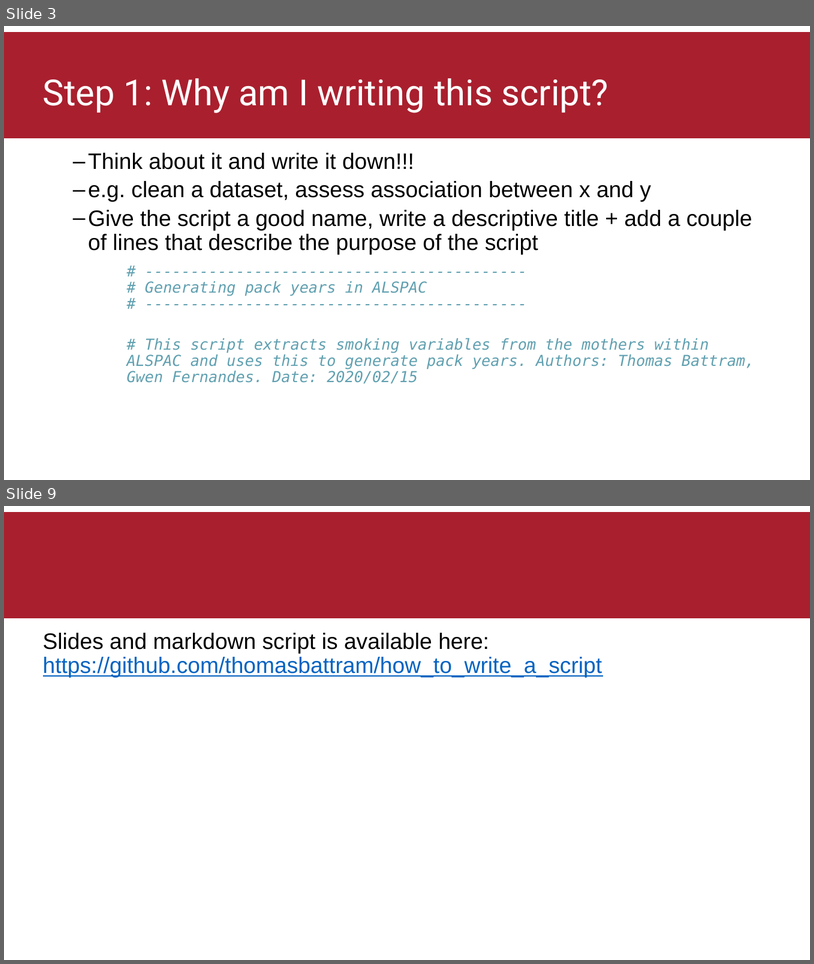
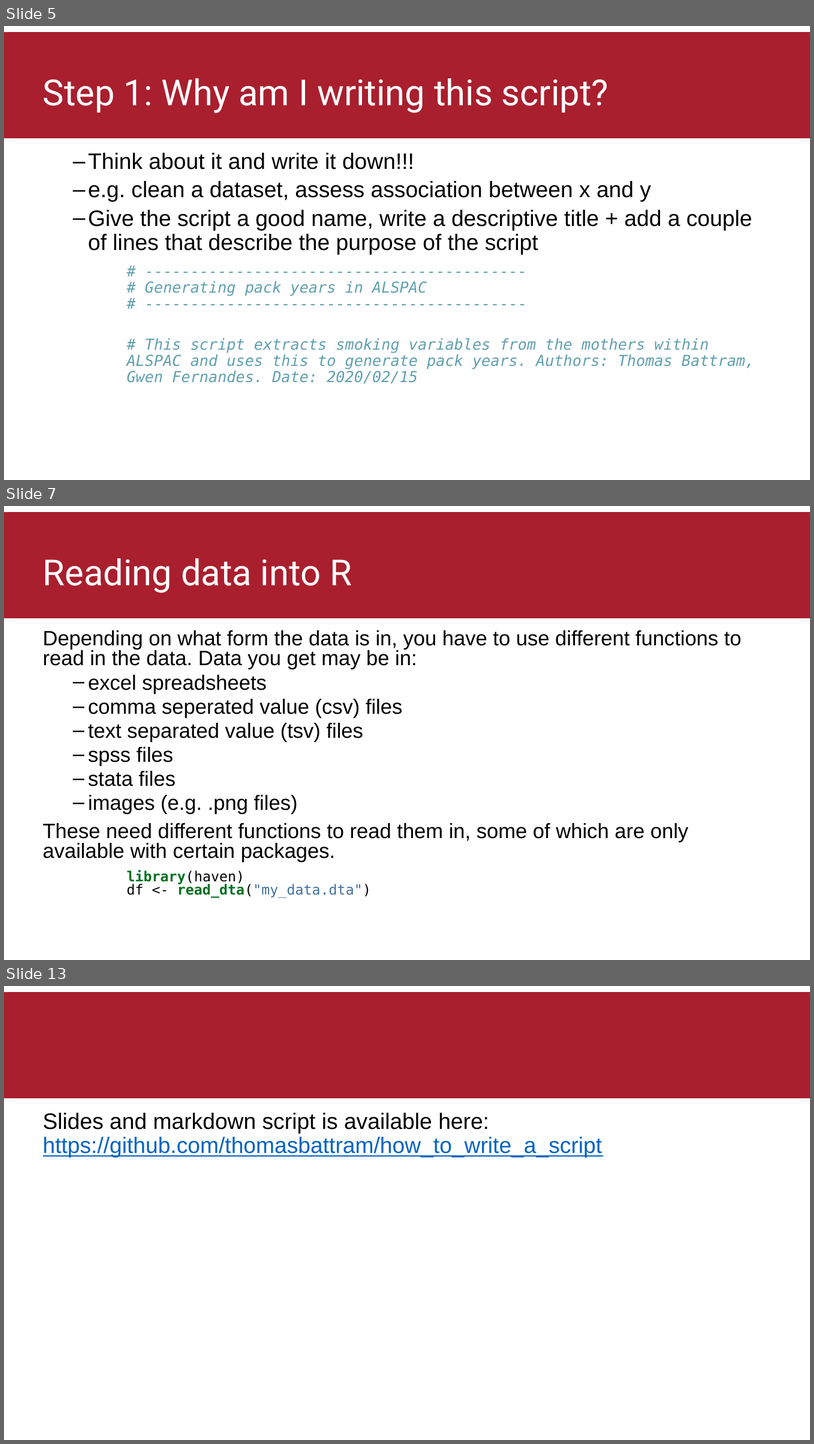
Before and after one commit to thomasbattram/how_to_write_a_script, a slide deck: slides/how_to_write_a_script.pptx. Shown one above the other, each under a label of ours: slides 3 and 9 before the commit, slides 5, 7 and 13 after it; the slides between them are not shown. The pictures are 814x964 and 814x1444 pixels, drawn with LibreOffice and Linux fonts; fonts in the diff are those of the drawing; background and template pictures are left out. Boxes give left, top, right and bottom in pixels: in the first picture for what was removed or moved away, otherwise in the second. Text is boxed around its words. In the diff, an @@ line names an element or a change of style, - is before the commit and + after.

```diff
--- a/slides/how_to_write_a_script.pptx
+++ b/slides/how_to_write_a_script.pptx
@@ slide 7 added at bbox=[4, 506, 810, 960], background picture (left out); not listed: 1 template element that a slide beside it also shows @@
@@ title added at bbox=[43, 558, 352, 593], 42.7 pt, text #FFFFFF @@
+Reading data into R
@@ text added at bbox=[43, 630, 742, 898], 24.7 pt, text #000000 @@
+Depending on what form the data is in, you have to use different functions to read in the data. Data you get may be in:
+  – excel spreadsheets
+  – comma seperated value (csv) files
+  – text separated value (tsv) files
+  – spss files
+  – stata files
+  – images (e.g. .png files)
+These need different functions to read them in, some of which are only available with certain packages.
+library(haven)
+df <- read_dta("my_data.dta")
@@ what was slide 3 is now slide 5 @@
@@ what was slide 9 is now slide 13 @@
```
Also in this commit, not shown: 6 slides changed, 3 other slides added, 1 other file.
